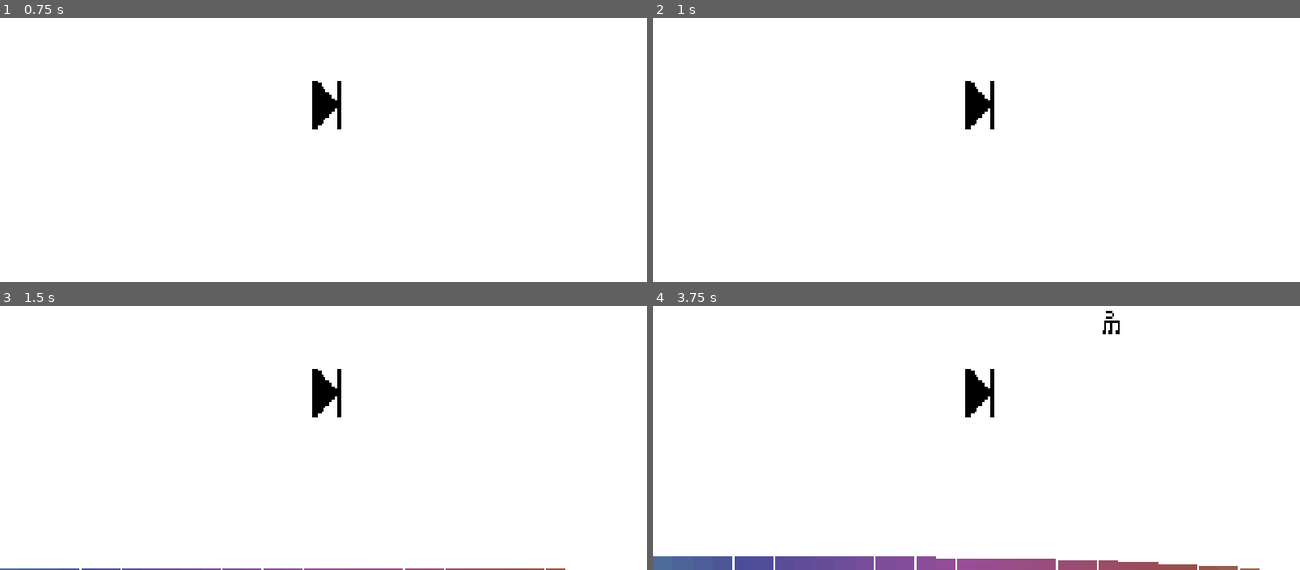
Above: before the commit, frames 1-4 (two rows, left to right).
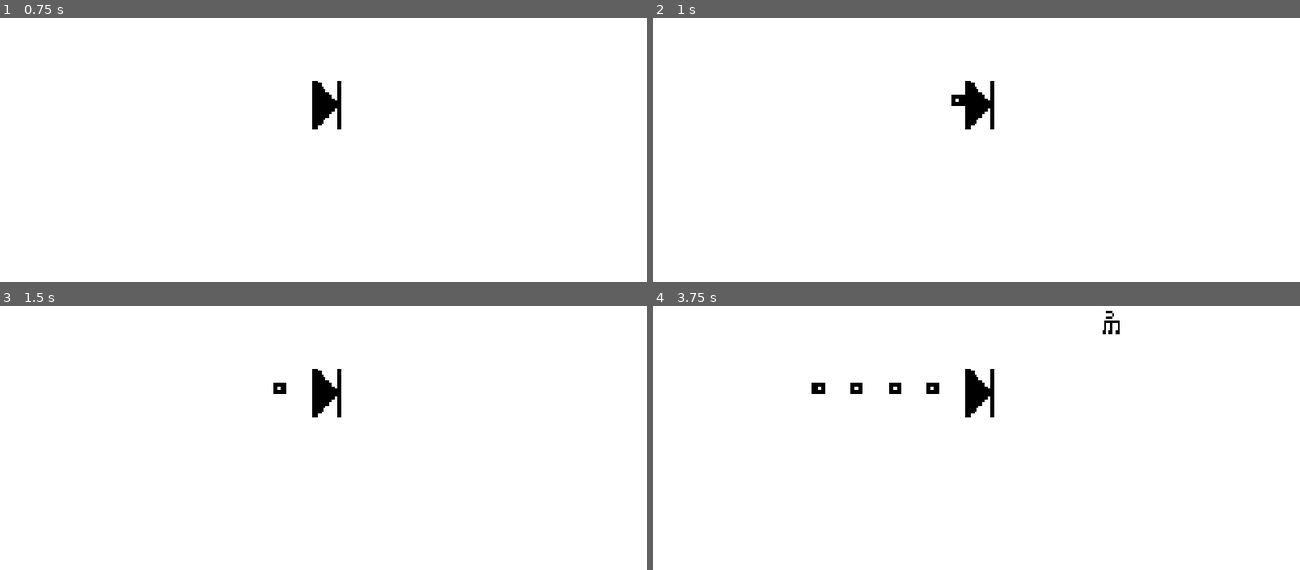
Above: after the commit, the same moments.

Repository: chorwat2137/haven-2026
Game: Godot game, scene res://scenes/main.tscn
Same seed, same stepped clock (60 frames per second), same inputs: the game is played once before the commit and once after it. This scene is started directly instead of the project's main scene.
Inputs:
- Up to frame 1 (0.75 s): tap Enter (ui_accept) at 0.5 s; hold Right (ui_right) from 0.53 s (still down); tap Space (shoot) at 0.6 s
- Up to frame 2 (1 s): keep holding Right (ui_right); tap Enter (ui_accept) at 0.77 s
- Up to frame 3 (1.5 s): keep holding Right (ui_right); tap Space (shoot) at 1.35 s
- Up to frame 4 (3.75 s): tap Enter (ui_accept) at 1.52, 3.02 s; release Right (ui_right) at 2.03 s; hold Left (ui_left) 2.03-2.78 s; tap Space (shoot) at 2.1, 2.85, 3.6 s; hold Right (ui_right) from 2.78 s (still down)

Frame 1 is identical in both runs. In frame 2, less than 0.1% of the frame differs, in the area x 46-49%, y 29-34%; in frame 3, 0.6%; in frame 4, 4.1%, in the area x 0-94%, y 29-100%.

Commit message:
Automatic sync

Diff:
--- a/scripts/player_control.gd
+++ b/scripts/player_control.gd
@@ -7,12 +7,12 @@
 var current_lane: int = 1 # 0 = top, 1 = middle, 2 = bottom
 var center_y: float
 
-#func shoot():
-	#var b = bullet.instantiate()
-	#var b_y = self.position.y
-	#var b_x = self.position.x
-	#b.position = Vector2i(b_x, b_y)
-	#get_parent().add_child(b)
+func shoot():
+	var b = bullet.instantiate()
+	var b_y = self.position.y
+	var b_x = self.position.x
+	b.position = Vector2i(b_x, b_y)
+	get_parent().add_child(b)
 
 func _ready() -> void:
 	# Get vertical center of the screen
@@ -30,8 +30,8 @@
 
 
 func _process(delta: float) -> void:
-	#if Input.is_action_just_pressed("shoot"):
-		#shoot()
+	if Input.is_action_just_pressed("shoot"):
+		shoot()
 	# Keyboard input
 	if Input.is_action_just_pressed("ui_up"):
 		current_lane = max(0, current_lane - 1)
